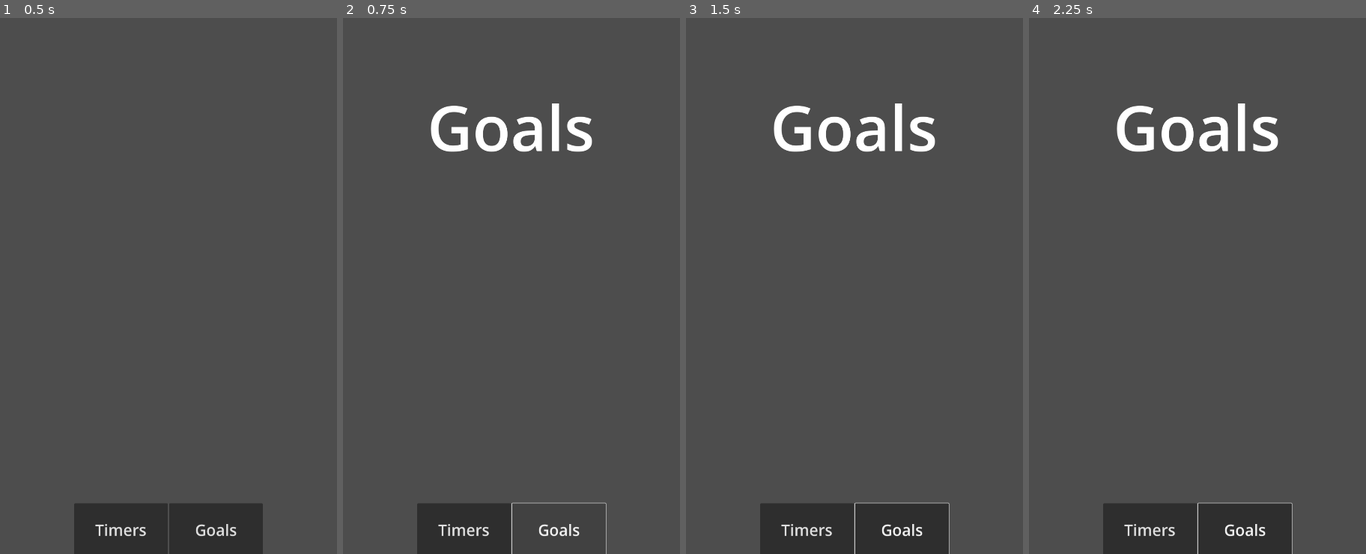
Above: before the commit, frames 1-4 (left to right).
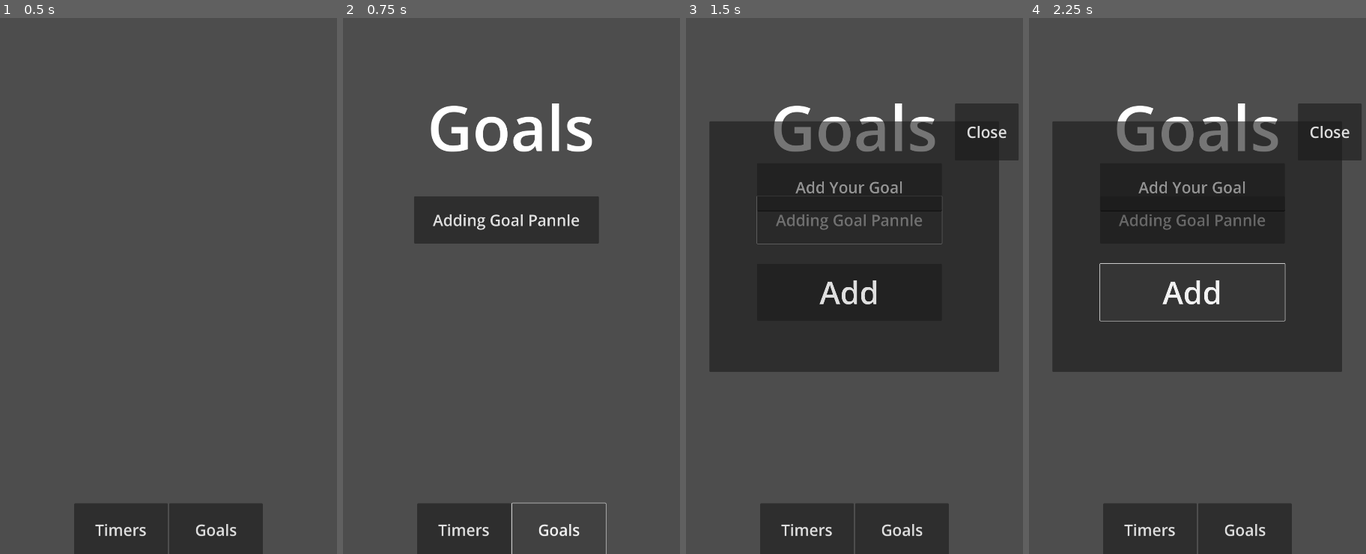
Above: after the commit, the same moments.

Repository: siahpirani/AxlotTimer
Game: Godot game, scene res://MainScreen.tscn
The game is run twice, just before and just after one commit, with the same random seed, the same clock (stepped at 60 frames per second) and the same inputs.
Inputs (mouse positions are in pixels of both pictures, inside the frame that each line leads up to):
- Up to frame 1 (0.5 s): no input
- Up to frame 2 (0.75 s): click "Goals" at 0.5 s
- Up to frame 3 (1.5 s): click (851, 221) at 1.25 s, where only the run after the commit has a clickable "Adding Goal Pannle"
- Up to frame 4 (2.25 s): click (1194, 291) at 2 s, where only the run after the commit has a clickable "Add"

Frame 1 is identical in both runs. In frame 2, 4.7% of the frame differs, in the area x 21-76%, y 33-43%; in frame 3, 41%, in the area x 7-99%, y 15-100%; in frame 4, 35%.

Commit message:
the goal tab is kinda working

Diff:
--- /dev/null
+++ b/Goals Pannle/GoalAddingScene.tscn
@@ -0,0 +1,3 @@
+[gd_scene format=3 uid="uid://b00xigg58lcxx"]
+
+[node name="GoalAddingScene" type="Node2D"]
--- /dev/null
+++ b/Goals Pannle/GoalItem.gd
@@ -0,0 +1,36 @@
+extends HBoxContainer
+var goal_data = {} # Store the goal as a dictionary
+var goal_index : int = -1
+
+signal goal_toggled(index:int, completed:bool)
+
+func set_goal_data(data: Dictionary, index:int):
+	goal_data = data
+	goal_index = index
+	var label = get_node_or_null("Label")
+	if label:
+		label.text = goal_data["text"]
+	else:
+		print("ERROR: Label in GoalItem is not valid")
+	var checkbox = get_node_or_null("CheckBox")
+	if checkbox:
+		checkbox.set_pressed(goal_data["completed"])
+	else:
+		print("ERROR: Checkbox in GoalItem is not valid")
+
+func _ready():
+	var checkbox = get_node_or_null("CheckBox")
+	if checkbox:
+		checkbox.toggled.connect(_on_checkbox_toggled)
+	else:
+		print("ERROR: Checkbox in GoalItem is not valid")
+
+func _on_checkbox_toggled(button_pressed: bool):
+	goal_data["completed"] = button_pressed # Modify the completed status
+	var label = get_node_or_null("Label")
+	# Change the label's font color based on the checkbox state
+	if label:
+		if goal_data["completed"]:
+			label.set("theme_override_colors/font_color", Color(0.5, 0.5, 0.5, 1))
+		else:
+			label.set("theme_override_colors/font_color", Color(1, 1, 1, 1))
--- /dev/null
+++ b/Goals Pannle/GoalItem.tscn
@@ -0,0 +1,30 @@
+[gd_scene load_steps=4 format=3 uid="uid://d3pnmxjo80x1d"]
+
+[ext_resource type="Texture2D" uid="uid://c64iwl6gi5xeq" path="res://Goals Pannle/square.png" id="1_73toq"]
+[ext_resource type="Script" path="res://Goals Pannle/GoalItem.gd" id="1_do3fu"]
+[ext_resource type="Texture2D" uid="uid://cn53cpr3o7et3" path="res://Goals Pannle/checkbox.png" id="2_c5t5h"]
+
+[node name="HBoxContainer" type="HBoxContainer"]
+offset_left = 147.0
+offset_top = 1193.0
+offset_right = 974.0
+offset_bottom = 1301.0
+alignment = 1
+script = ExtResource("1_do3fu")
+
+[node name="CheckBox" type="CheckBox" parent="."]
+layout_mode = 2
+theme_override_constants/icon_max_width = 100
+theme_override_icons/checked = ExtResource("1_73toq")
+theme_override_icons/unchecked = ExtResource("2_c5t5h")
+alignment = 1
+icon_alignment = 1
+
+[node name="Label" type="Label" parent="."]
+layout_mode = 2
+size_flags_horizontal = 3
+size_flags_vertical = 1
+theme_override_font_sizes/font_size = 50
+text = "the goal title"
+horizontal_alignment = 1
+vertical_alignment = 1
--- /dev/null
+++ b/Goals Pannle/GoalListScene.tscn
@@ -0,0 +1,78 @@
+[gd_scene load_steps=2 format=3 uid="uid://ctp2nmut7n4nk"]
+
+[ext_resource type="Script" path="res://Goals Pannle/GoalScene.gd" id="1_37fey"]
+
+[node name="GoalScene" type="Node2D"]
+
+[node name="Control" type="Control" parent="."]
+layout_mode = 3
+anchors_preset = 0
+offset_right = 1081.0
+offset_bottom = 1622.0
+script = ExtResource("1_37fey")
+
+[node name="Label" type="Label" parent="Control"]
+layout_mode = 0
+offset_left = 146.0
+offset_top = 331.0
+offset_right = 931.0
+offset_bottom = 775.0
+theme_override_font_sizes/font_size = 200
+text = "Goals"
+horizontal_alignment = 1
+vertical_alignment = 1
+
+[node name="GoalListContainer" type="VBoxContainer" parent="Control"]
+layout_mode = 0
+offset_top = 926.0
+offset_right = 1081.0
+offset_bottom = 1730.0
+
+[node name="AddingGoalsPannle" type="Button" parent="Control"]
+layout_mode = 0
+offset_left = 228.0
+offset_top = 775.0
+offset_right = 820.0
+offset_bottom = 926.0
+theme_override_font_sizes/font_size = 50
+text = "Adding Goal Pannle"
+
+[node name="GoalAddingPannle" type="Panel" parent="Control"]
+visible = false
+layout_mode = 0
+offset_left = 75.0
+offset_top = 535.0
+offset_right = 1003.0
+offset_bottom = 1337.0
+
+[node name="GoalInput" type="LineEdit" parent="Control/GoalAddingPannle"]
+layout_mode = 0
+offset_left = 153.0
+offset_top = 134.0
+offset_right = 745.0
+offset_bottom = 288.0
+theme_override_font_sizes/font_size = 50
+placeholder_text = "Add Your Goal"
+alignment = 1
+
+[node name="AddGoalButton" type="Button" parent="Control/GoalAddingPannle"]
+layout_mode = 0
+offset_left = 153.0
+offset_top = 456.0
+offset_right = 745.0
+offset_bottom = 638.0
+theme_override_font_sizes/font_size = 100
+text = "Add"
+
+[node name="CloseAddingPannle" type="Button" parent="Control/GoalAddingPannle"]
+layout_mode = 0
+offset_left = 787.0
+offset_top = -57.0
+offset_right = 991.0
+offset_bottom = 125.0
+theme_override_font_sizes/font_size = 50
+text = "Close"
+
+[connection signal="pressed" from="Control/AddingGoalsPannle" to="Control" method="_on_adding_goals_pannle_pressed"]
+[connection signal="pressed" from="Control/GoalAddingPannle/AddGoalButton" to="Control" method="_on_add_goal_button_pressed"]
+[connection signal="pressed" from="Control/GoalAddingPannle/CloseAddingPannle" to="Control" method="_on_close_adding_pannle_pressed"]
--- /dev/null
+++ b/Goals Pannle/GoalScene.gd
@@ -0,0 +1,49 @@
+extends Control
+@onready var goal_input = $GoalAddingPannle/GoalInput
+@onready var add_goal_button = $GoalAddingPannle/AddGoalButton
+@onready var goal_list_container = $GoalListContainer
+@onready var GoalAddingPannle = $GoalAddingPannle
+@onready var labletest :PackedScene = preload("res://Goals Pannle/GoalItem.tscn")
+var Is_GoalAdding_Open = false
+var goal_item_scene = preload("res://Goals Pannle/GoalItem.tscn") # preload the goal item
+
+
+var goals = []  # Array to hold goal data
+
+func update_goal_ui():
+	# Clear existing UI
+	for child in goal_list_container.get_children():
+		child.queue_free()
+
+	# Update UI for each goal
+	for i in goals.size():
+		var goal = goals[i]
+		var goal_item_instance = goal_item_scene.instantiate()
+		goal_item_instance.set_goal_data(goal,i) # send the dictionary to the GoalItem
+		goal_list_container.add_child(goal_item_instance)
+
+func _on_adding_goals_pannle_pressed() -> void:
+	if Is_GoalAdding_Open:
+		GoalAddingPannle.visible = false
+		Is_GoalAdding_Open = false
+	else:
+		GoalAddingPannle.visible = true
+		Is_GoalAdding_Open = true
+
+
+func _on_close_adding_pannle_pressed() -> void:
+	if Is_GoalAdding_Open:
+		GoalAddingPannle.visible = false
+		Is_GoalAdding_Open = false
+	else:
+		GoalAddingPannle.visible = true
+		Is_GoalAdding_Open = true
+
+
+func _on_add_goal_button_pressed():
+	var goal_text = goal_input.text
+	if not goal_text.is_empty():
+		var new_goal = {"text": goal_text, "completed": false} # dictionary with text and completed
+		goals.append(new_goal)
+		goal_input.clear()
+		update_goal_ui()
--- a/Goals Pannle/GoalScene.tscn
+++ /dev/null
@@ -1,23 +0,0 @@
-[gd_scene load_steps=2 format=3 uid="uid://ctp2nmut7n4nk"]
-
-[ext_resource type="Script" path="res://Goals Pannle/GoalsScript.gd" id="1_l6v2d"]
-
-[node name="GoalScene" type="Node2D"]
-
-[node name="Control" type="Control" parent="."]
-layout_mode = 3
-anchors_preset = 0
-offset_right = 1081.0
-offset_bottom = 1622.0
-script = ExtResource("1_l6v2d")
-
-[node name="Label" type="Label" parent="Control"]
-layout_mode = 0
-offset_left = 146.0
-offset_top = 331.0
-offset_right = 931.0
-offset_bottom = 775.0
-theme_override_font_sizes/font_size = 200
-text = "Goals"
-horizontal_alignment = 1
-vertical_alignment = 1
--- a/Goals Pannle/GoalsScript.gd
+++ /dev/null
@@ -1,11 +0,0 @@
-extends Node
-
-
-# Called when the node enters the scene tree for the first time.
-func _ready() -> void:
-	pass # Replace with function body.
-
-
-# Called every frame. 'delta' is the elapsed time since the previous frame.
-func _process(delta: float) -> void:
-	pass
--- a/Goals Pannle/GoalsShape.tscn
+++ /dev/null
@@ -1,23 +0,0 @@
-[gd_scene format=3 uid="uid://d3pnmxjo80x1d"]
-
-[node name="GoalsShape" type="Node2D"]
-
-[node name="Control" type="Control" parent="."]
-layout_mode = 3
-anchors_preset = 0
-offset_right = 40.0
-offset_bottom = 40.0
-
-[node name="HBoxContainer" type="HBoxContainer" parent="Control"]
-layout_mode = 0
-offset_left = 147.0
-offset_top = 393.0
-offset_right = 954.0
-offset_bottom = 589.0
-
-[node name="CheckBox" type="CheckBox" parent="Control/HBoxContainer"]
-custom_minimum_size = Vector2(300, 300)
-layout_mode = 2
-theme_override_font_sizes/font_size = 36
-text = "test"
-icon_alignment = 1
--- a/MainSceneScript.gd
+++ b/MainSceneScript.gd
@@ -6,7 +6,7 @@
 var TimerScene: PackedScene = preload("res://TimerTab.tscn")  # Store the PackedScene
 var TimerPannle: Node = null # Reference to the instance
 
-var GoalsScene: PackedScene = preload("res://Goals Pannle/GoalScene.tscn")
+var GoalsScene: PackedScene = preload("res://Goals Pannle/GoalListScene.tscn")
 var GoalsSceneNode: Node = null
 
 # Called when the node enters the scene tree for the first time.
Binary file added: Goals Pannle/checkbox.png
Not shown, added: Goals Pannle/checkbox.png.import
Binary file added: Goals Pannle/square.png
Not shown, added: Goals Pannle/square.png.import
Not shown, added: Goals Pannle/Goa599A.tmp
